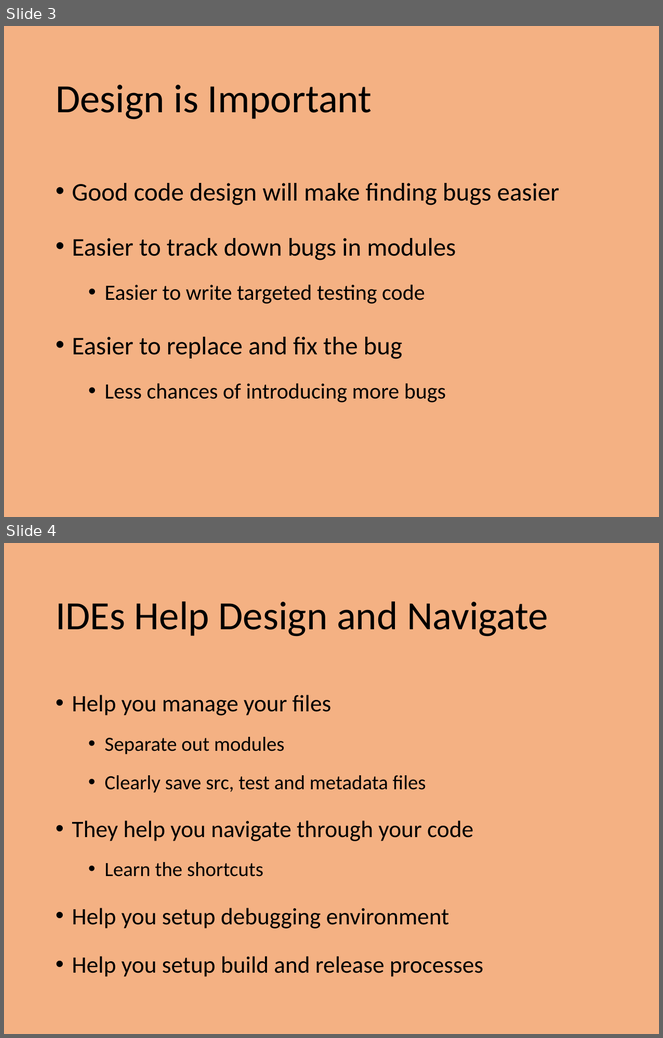
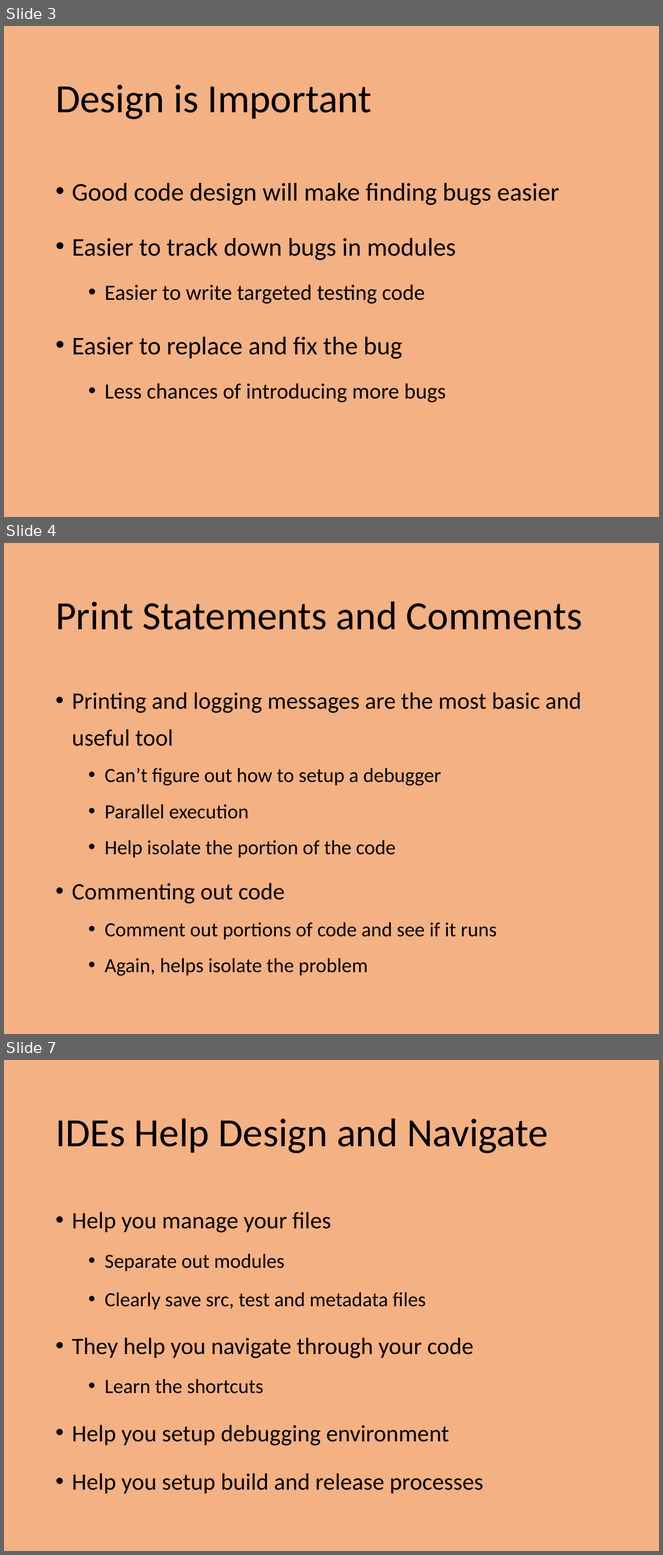
Before and after one commit to PrincetonUniversity/intro_debugging, a slide deck: 01_overview/Introduction_To_Debugging.pptx. Shown one above the other, each under a label of ours: slides 3 and 4 before the commit, slides 3, 4 and 7 after it; the slides between them are not shown. The pictures are 663x1038 and 663x1555 pixels, drawn with LibreOffice and Linux fonts; fonts in the diff are those of the drawing. Boxes give left, top, right and bottom in pixels: in the first picture for what was removed or moved away, otherwise in the second. Text is boxed around its words. In the diff, an @@ line names an element or a change of style, - is before the commit and + after.

```diff
--- a/01_overview/Introduction_To_Debugging.pptx
+++ b/01_overview/Introduction_To_Debugging.pptx
@@ slide 4 added at (4,543,659,1034), background #F4B183 @@
@@ title added at (55,601,582,630), 44 pt, text #000000 @@
+Print Statements and Comments
@@ text added at (72,692,581,976), 22.2 pt, text #000000 @@
+• Printing and logging messages are the most basic and useful tool
+  • Can’t figure out how to setup a debugger
+  • Parallel execution
+  • Help isolate the portion of the code
+• Commenting out code
+  • Comment out portions of code and see if it runs
+  • Again, helps isolate the problem
@@ what was slide 4 is now slide 7 @@
```
Also in this commit, not shown: 8 slides changed, 5 other slides added, 4 other files.
